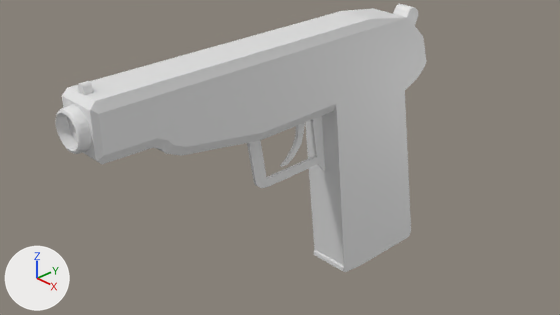
Two versions of the Blender file Zombie Containment Game (Name in works)/Blender Files/Pistol.blend, one commit apart.
The view is the same before and after, from the file's camera 'Camera'. Arrows for +X, +Y and +Z are at lower left; the lights stay in place.

The scene before the commit, as lines of its bpy script (objects in view):
```python
me_cube = bpy.data.meshes.new('Cube')
me_cube.from_pydata(...)  # 405 vertices, 301 faces; spans x -1.0..1.0, y -4.29..3.85, z -3.2..2.39
me_cube.materials.append(mat_material)  # white #e7e7e7
ob_cube = bpy.data.objects.new('Cube', me_cube)
ob_cube.location = (0.0, 0.0, 0.0)
ob_cube.scale = (0.341, 0.758, 0.782)
```
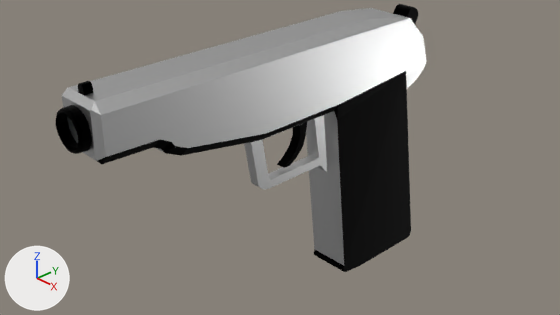
Diff of the bpy script that builds the scene:
```diff
--- a/Zombie Containment Game (Name in works)/Blender Files/Pistol.blend.py
+++ b/Zombie Containment Game (Name in works)/Blender Files/Pistol.blend.py
@@ mat_material_001 @@
+mat_material_001 = principled_material('Material.001')
+mat_material_001.base_color = (0.0, 0.0, 0.0)  # black #000000
+mat_material_001.metallic = 1.0
+mat_material_001.roughness = 0.635
@@ mat_nail @@
+mat_nail = principled_material('Nail')
+mat_nail.base_color = (0.736, 0.736, 0.736)  # light grey #dfdfdf
+mat_nail.metallic = 1.0
+mat_nail.roughness = 0.379
@@ me_cube @@
 # used by ob_cube; location = (0.0, 0.0, 0.0); scale = (0.341, 0.758, 0.782)
-me_cube.from_pydata(...)  # 405 vertices, 301 faces; spans x -1.0..1.0, y -4.29..3.85, z -3.2..2.39
+me_cube.from_pydata(...)  # 405 vertices, 301 faces; spans x -1.13..1.13, y -4.29..3.85, z -3.2..2.39
+# me_cube part 1: all 40 vertices in x -0.07, y -0.82..1.37, z -0.91..0.66 are moved by (-0.18, 0.0, 0.0)
+# me_cube part 2: 70 of the faces centred in x -1.0..1.0, y -4.09..1.32, z -0.74..2.23 switch from mat_material (white #e7e7e7) to mat_nail (light grey #dfdfdf)
+# me_cube part 3: 154 of the faces centred in x -0.92..0.92, y -4.28..-1.67, z 0.87..2.39 switch from mat_material (white #e7e7e7) to mat_material_001 (black #000000)
+# me_cube part 4: 16 of the faces centred in x -1.0..1.0, y 1.48..3.83, z -3.2..-1.01 switch from mat_material (white #e7e7e7) to mat_material_001 (black #000000)
+# me_cube part 5: 15 of the faces centred in x -0.41..0.41, y 3.41..3.79, z 1.7..2.12 switch from mat_material (white #e7e7e7) to mat_material_001 (black #000000)
```

Changed parts and their boxes (x1, y1, x2, y2) in the pictures (560 x 315 px; the box of a moved part takes in the faces that stretch with it):
'Cube', reshaped, recoloured (white to grey)
    both: (56, 4, 426, 272)
part 1 of me_cube, moved or reshaped
    before: (247, 111, 344, 265)
    after: (244, 111, 344, 265)
part 2 of me_cube, recoloured (white to grey)
    both: (62, 11, 369, 161)
part 3 of me_cube, recoloured (grey to black)
    both: (56, 81, 93, 154)
part 4 of me_cube, recoloured (grey to black)
    both: (314, 249, 344, 271)
part 5 of me_cube, recoloured (white to black)
    both: (393, 4, 418, 24)
